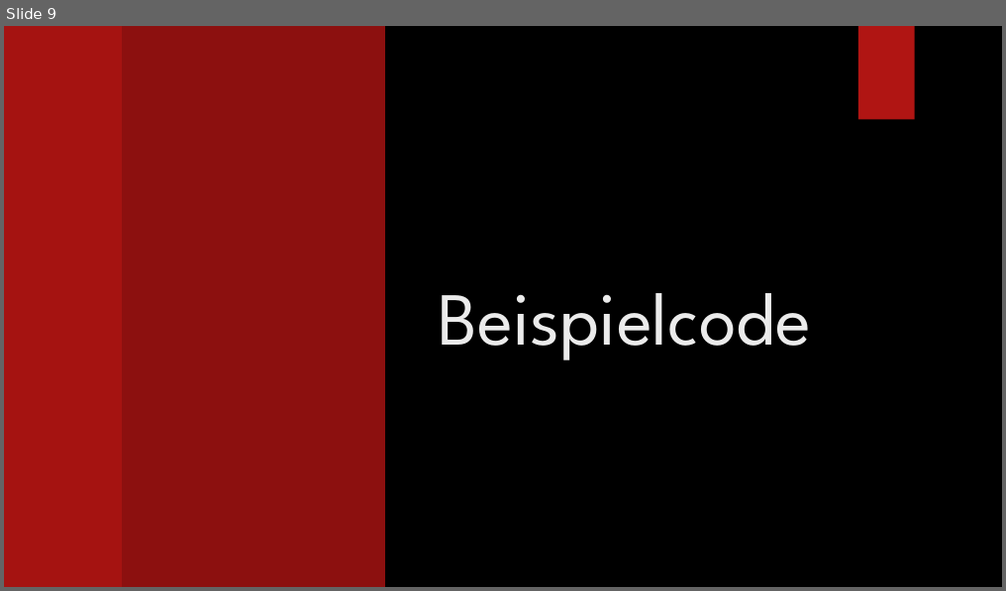
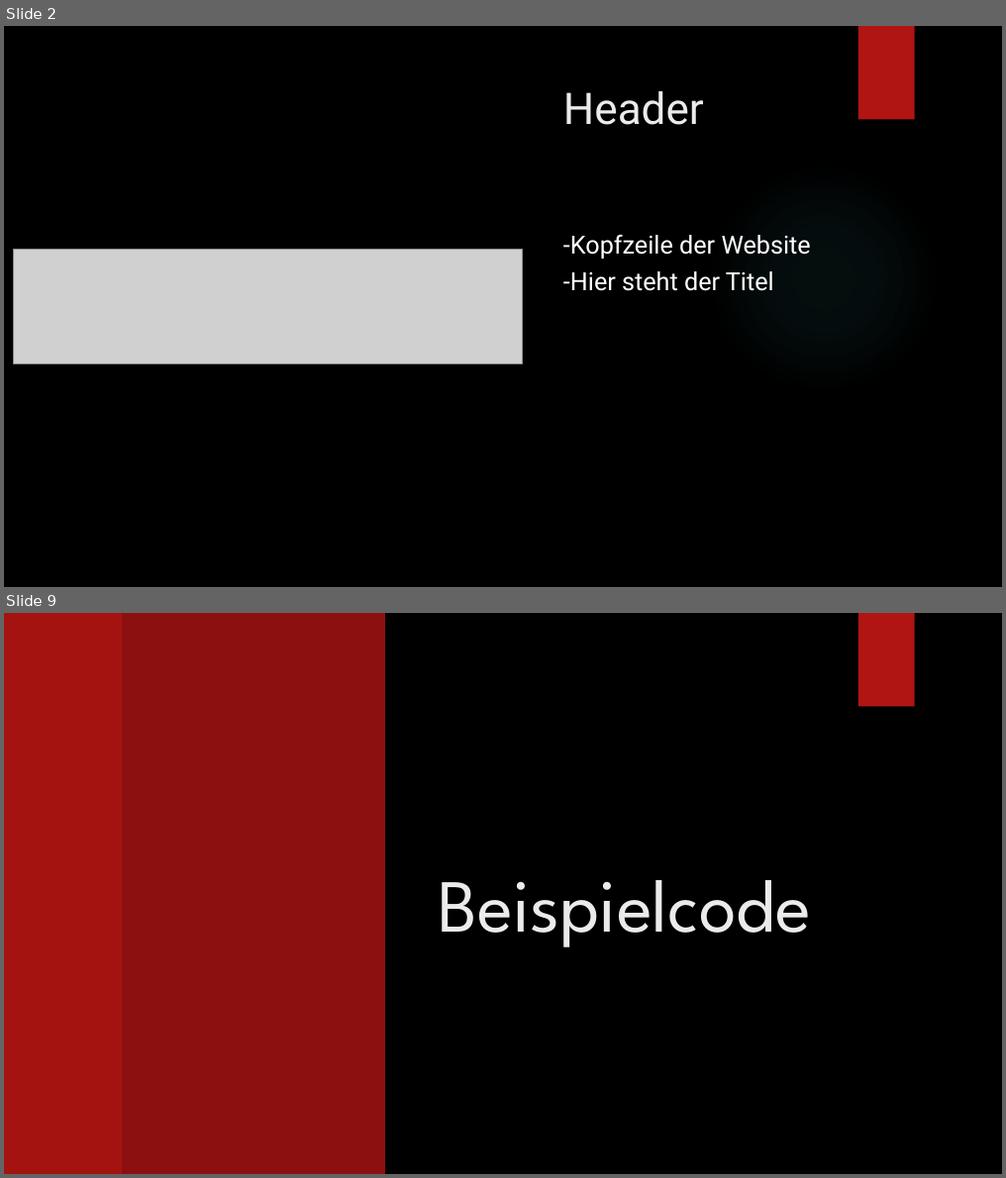
Before and after one commit to Loreytox/LA-1600, a slide deck: HTML-Layout-Elemente.pptx. Shown one above the other, each under a label of ours: slide 9 before the commit, slides 2 and 9 after it; the slides between them are not shown. The pictures are 1006x591 and 1006x1178 pixels, drawn with LibreOffice and Linux fonts; fonts in the diff are those of the drawing; grey boxes stand for pictures; background and template pictures are left out. Boxes give left, top, right and bottom in pixels: in the first picture for what was removed or moved away, otherwise in the second. Text is boxed around its words. In the diff, an @@ line names an element or a change of style, - is before the commit and + after.

```diff
--- a/HTML-Layout-Elemente.pptx
+++ b/HTML-Layout-Elemente.pptx
@@ slide 2 added at (4,26,1002,587), background picture (left out) @@
@@ rectangle added at (858,26,915,120), fill #B01513 @@
@@ title added at (563,91,704,125), 42 pt, text #EBEBEB @@
+Header
@@ ellipse added at (709,163,939,393), fill gradient #50B9C1 @@
@@ picture added at (13,249,522,364) @@
@@ text added at (563,235,811,291), 24 pt, text #FFFFFF @@
+-Kopfzeile der Website
+-Hier steht der Titel
```
Also in this commit, not shown: 6 slides changed, 1 other slide added, 2 slides removed.
